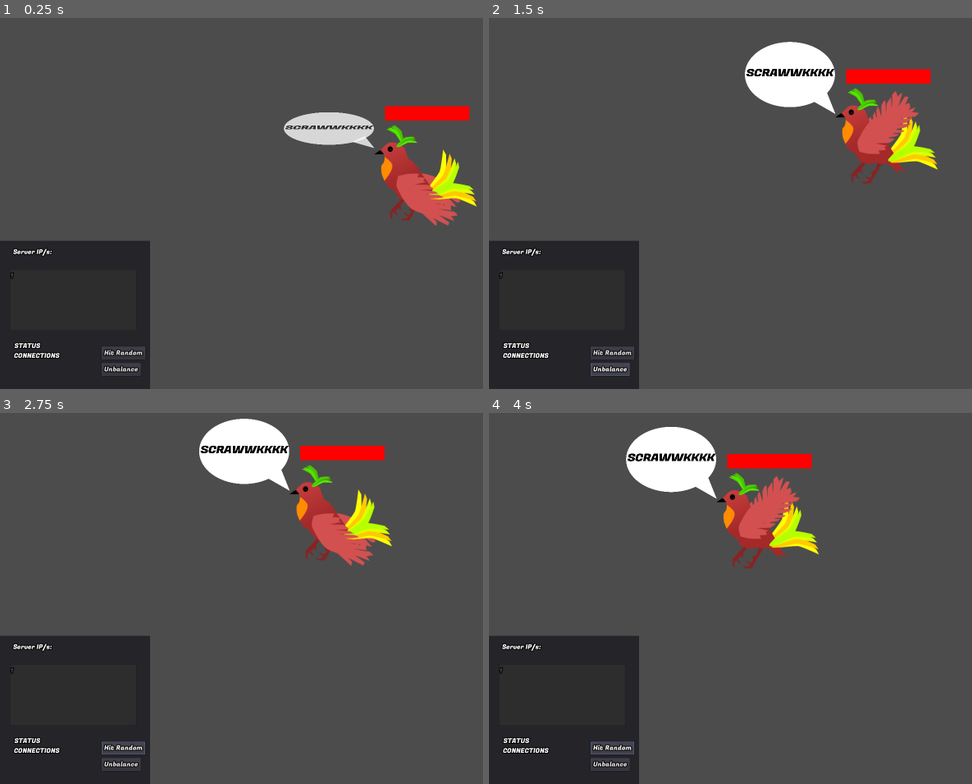
Above: before the commit, frames 1-4 (two rows, left to right).
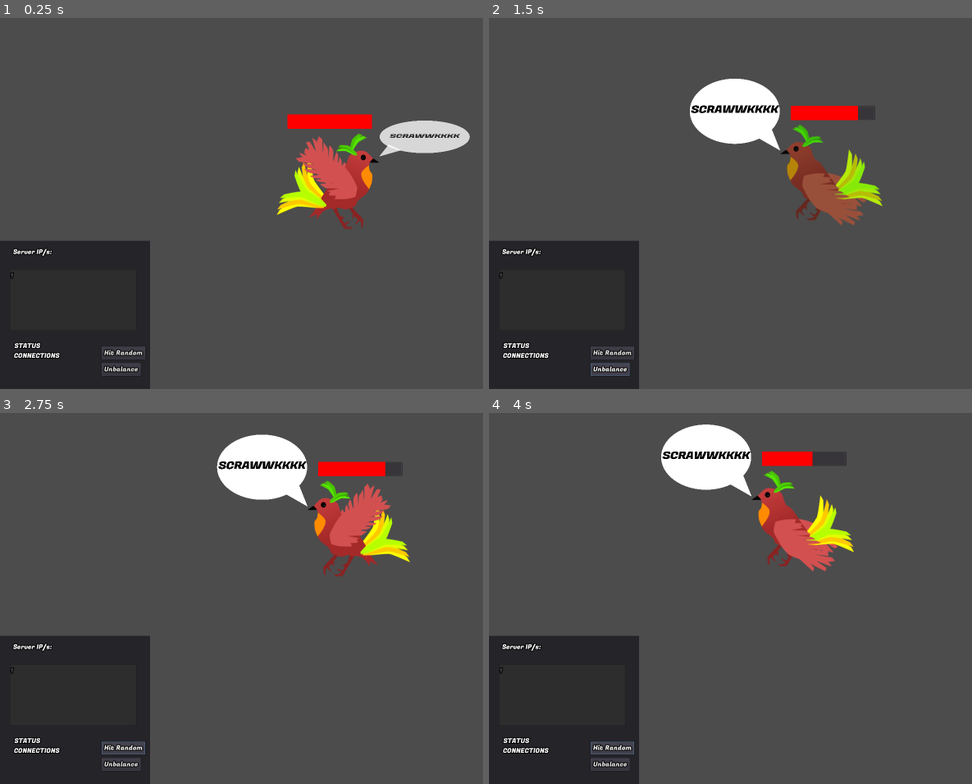
Above: after the commit, the same moments.

Repository: paralinguist/Chestral
Game: Godot game, scene res://ChestralServer.tscn
Same seed, same stepped clock (60 frames per second), same inputs: the game is played once before the commit and once after it.
Inputs:
- Up to frame 1 (0.25 s): no input
- Up to frame 2 (1.5 s): click "Hit Random" at 0.5 s; click "Unbalance" at 1.25 s
- Up to frame 3 (2.75 s): click "Hit Random" at 2 s
- Up to frame 4 (4 s): click "Unbalance" at 2.75 s; click "Hit Random" at 3.5 s

The runs differ from the first frame. In frame 1, 8.3% of the frame differs, in the area x 57-99%, y 23-57%; in frame 2, 11%, in the area x 41-94%, y 6-56%; in frame 3, 6.8%; in frame 4, 6.9%.
Error before the commit: Division By Zero in operator '%'. (res://ChestralServer.gd:178)
Error after the commit: Division By Zero in operator '%'. (res://ChestralServer.gd:191)

Commit message:
Added Basic State Support
Verrry minor, but allows a game start from server or from protocol. Other minor animation etc changes

Diff:
--- a/ChestralBoss.gd
+++ b/ChestralBoss.gd
@@ -19,13 +19,24 @@
         misalignment = misalignment + interference
         damage_done = interference
         interference = 0
-    #Should probably play some flappy animation?
+    #Should probably play some flappy animation?  - OK
+    $AnimationPlayer2.play("Alignment")
+    if misalignment <= 0:
+        get_parent().state = get_parent().ENDED_WIN
+        $Tween.interpolate_property(self, "position", position, Vector2(2400, -400), 5, Tween.TRANS_CIRC, Tween.EASE_IN)
+        $Tween.start()
+        scale.x = 1
     return damage_done
 
 # Called every frame. 'delta' is the elapsed time since the previous frame.
 func _process(delta):
     $ProgressBar.value = misalignment
-    position = get_position()
+    if get_parent().state == 1:
+#        position =  get_position()
+        position = lerp(position, get_position(), 0.02)
+        $Sprite.animation == "Flap"
+    elif get_parent().state == 0:
+        $Sprite.animation == "Idle"
 
 func get_position():
     var radius = 240
--- a/ChestralBoss.tscn
+++ b/ChestralBoss.tscn
@@ -58,6 +58,21 @@
 extra_spacing_char = -6
 font_data = ExtResource( 34 )
 
+[sub_resource type="Animation" id=12]
+resource_name = "Alignment"
+tracks/0/type = "value"
+tracks/0/path = NodePath("Sprite:modulate")
+tracks/0/interp = 1
+tracks/0/loop_wrap = true
+tracks/0/imported = false
+tracks/0/enabled = true
+tracks/0/keys = {
+"times": PoolRealArray( 0, 0.5, 1 ),
+"transitions": PoolRealArray( 1, 1, 1 ),
+"update": 0,
+"values": [ Color( 1, 1, 1, 1 ), Color( 0.368627, 1, 0.168627, 0.694118 ), Color( 1, 1, 1, 1 ) ]
+}
+
 [sub_resource type="Animation" id=10]
 length = 0.001
 tracks/0/type = "bezier"
@@ -80,8 +95,94 @@
 "points": PoolRealArray( 1, -0.25, 0, 0.25, 0 ),
 "times": PoolRealArray( 0 )
 }
+tracks/2/type = "value"
+tracks/2/path = NodePath("Sprite:modulate")
+tracks/2/interp = 1
+tracks/2/loop_wrap = true
+tracks/2/imported = false
+tracks/2/enabled = true
+tracks/2/keys = {
+"times": PoolRealArray( 0 ),
+"transitions": PoolRealArray( 1 ),
+"update": 0,
+"values": [ Color( 1, 1, 1, 1 ) ]
+}
 
 [sub_resource type="Animation" id=11]
+resource_name = "Speech"
+length = 4.5
+tracks/0/type = "bezier"
+tracks/0/path = NodePath("Speech:scale:y")
+tracks/0/interp = 1
+tracks/0/loop_wrap = true
+tracks/0/imported = false
+tracks/0/enabled = true
+tracks/0/keys = {
+"points": PoolRealArray( 1e-05, -0.25, 0, 0.25, 0, 0.2, -0.25, 0, 0.25, 0, 0.2, -0.25, 0, 0.25, 0, 0, -0.25, 0, 0.25, 0 ),
+"times": PoolRealArray( 0, 0.5, 4, 4.5 )
+}
+tracks/1/type = "bezier"
+tracks/1/path = NodePath("Speech:modulate:a")
+tracks/1/interp = 1
+tracks/1/loop_wrap = true
+tracks/1/imported = false
+tracks/1/enabled = true
+tracks/1/keys = {
+"points": PoolRealArray( 0, -0.25, 0, 0.25, 0, 1, -0.25, 0, 0.25, 0, 1, -0.25, 0, 0.25, 0, 0, -0.25, 0, 0.25, 0 ),
+"times": PoolRealArray( 0, 0.4, 4.1, 4.5 )
+}
+
+[sub_resource type="Animation" id=13]
+resource_name = "Alignment"
+tracks/0/type = "value"
+tracks/0/path = NodePath("Sprite:modulate")
+tracks/0/interp = 1
+tracks/0/loop_wrap = true
+tracks/0/imported = false
+tracks/0/enabled = true
+tracks/0/keys = {
+"times": PoolRealArray( 0, 0.5, 1 ),
+"transitions": PoolRealArray( 1, 1, 1 ),
+"update": 0,
+"values": [ Color( 1, 1, 1, 1 ), Color( 0.368627, 1, 0.168627, 0.694118 ), Color( 1, 1, 1, 1 ) ]
+}
+
+[sub_resource type="Animation" id=14]
+length = 0.001
+tracks/0/type = "bezier"
+tracks/0/path = NodePath("Speech:scale:y")
+tracks/0/interp = 1
+tracks/0/loop_wrap = true
+tracks/0/imported = false
+tracks/0/enabled = true
+tracks/0/keys = {
+"points": PoolRealArray( 0.2, -0.25, 0, 0.25, 0 ),
+"times": PoolRealArray( 0 )
+}
+tracks/1/type = "bezier"
+tracks/1/path = NodePath("Speech:modulate:a")
+tracks/1/interp = 1
+tracks/1/loop_wrap = true
+tracks/1/imported = false
+tracks/1/enabled = true
+tracks/1/keys = {
+"points": PoolRealArray( 1, -0.25, 0, 0.25, 0 ),
+"times": PoolRealArray( 0 )
+}
+tracks/2/type = "value"
+tracks/2/path = NodePath("Sprite:modulate")
+tracks/2/interp = 1
+tracks/2/loop_wrap = true
+tracks/2/imported = false
+tracks/2/enabled = true
+tracks/2/keys = {
+"times": PoolRealArray( 0 ),
+"transitions": PoolRealArray( 1 ),
+"update": 0,
+"values": [ Color( 1, 1, 1, 1 ) ]
+}
+
+[sub_resource type="Animation" id=15]
 resource_name = "Speech"
 length = 4.5
 tracks/0/type = "bezier"
@@ -112,7 +213,7 @@
 scale = Vector2( -1, 1 )
 frames = SubResource( 3 )
 animation = "Flap"
-frame = 1
+frame = 16
 playing = true
 
 [node name="ProgressBar" type="ProgressBar" parent="."]
@@ -167,7 +268,15 @@
 }
 
 [node name="AnimationPlayer" type="AnimationPlayer" parent="."]
+anims/Alignment = SubResource( 12 )
 anims/RESET = SubResource( 10 )
 anims/Speech = SubResource( 11 )
 
+[node name="AnimationPlayer2" type="AnimationPlayer" parent="."]
+anims/Alignment = SubResource( 13 )
+anims/RESET = SubResource( 14 )
+anims/Speech = SubResource( 15 )
+
+[node name="Tween" type="Tween" parent="."]
+
 [connection signal="timeout" from="Timer" to="." method="_on_Timer_timeout"]
--- a/ChestralServer.gd
+++ b/ChestralServer.gd
@@ -13,6 +13,15 @@
 var Musician = load("res://Musician.tscn")
 
 var rng : RandomNumberGenerator = RandomNumberGenerator.new()
+
+
+const WAITING: int = 0
+const IN_PROGRESS: int = 1
+const ENDED_FAIL: int = 2
+const ENDED_WIN: int = 3
+
+
+var state: int = 0
 
 #Some weird magic numbers in here - need to lock down the polygon geometry
 func arrange_musicians():
@@ -110,7 +119,7 @@
     if incoming.begins_with('||:'):
         if clients.has(id):
             clients[id].rename(incoming.right(3))
-        else:
+        elif state != 1:
             clients[id] = create_musician(incoming.right(3), 'Violin', id)
             players.append(id)
             arrange_musicians()
@@ -123,7 +132,10 @@
             $CanvasLayer/Panel/MessageLog.scroll_vertical=INF
         else:
             incoming = ''
-    if incoming:
+    if state == WAITING and incoming:
+        if incoming.begins_with('start|'):
+            state = IN_PROGRESS
+    if incoming and state == IN_PROGRESS:
         _server.get_peer(id).put_packet(message.to_utf8())
         if incoming.begins_with('align|'):
             var align_value = int(incoming.right(6))
@@ -175,9 +187,11 @@
 
 #Debugging tools
 func _on_Button_pressed():
-    var victim = clients[players[randi() % players.size()]]
-    var dissonance = rng.randi_range(10,50)
-    print('Squarked at ' + victim.playername + ' for: ' + str(victim.irritate(dissonance)))
+    if state == WAITING:
+        var victim = clients[players[randi() % players.size()]]
+        var dissonance = rng.randi_range(10,50)
+        print('Squarked at ' + victim.playername + ' for: ' + str(victim.irritate(dissonance)))
 
 func _on_Unbalance_pressed():
-    $ChestralBoss.misalignment += 500
+    state = IN_PROGRESS
+    $ChestralBoss.realign(2000)
Not shown: 1 places in ChestralBoss.tscn that only renumber resources
Not shown, changed: protocol.txt
